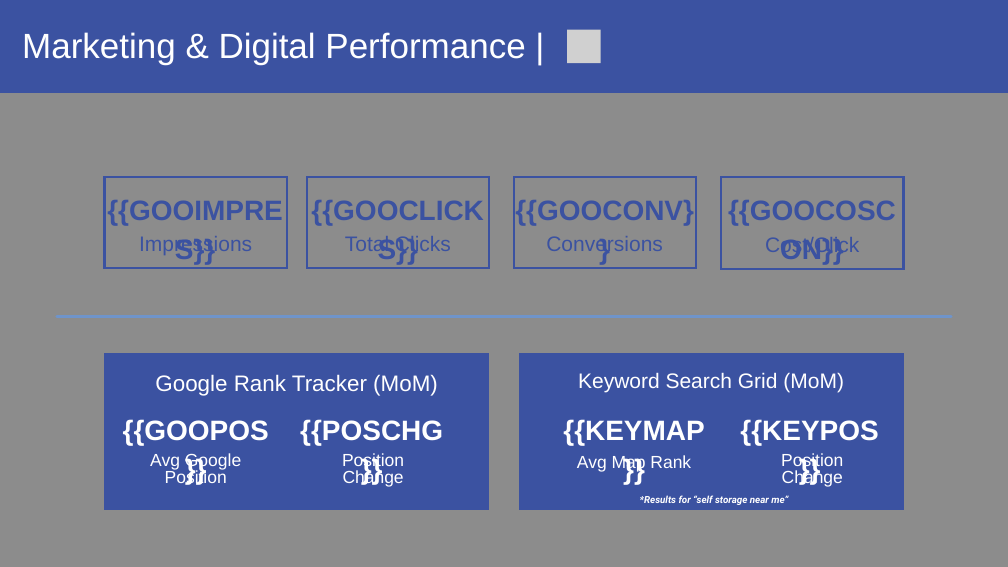
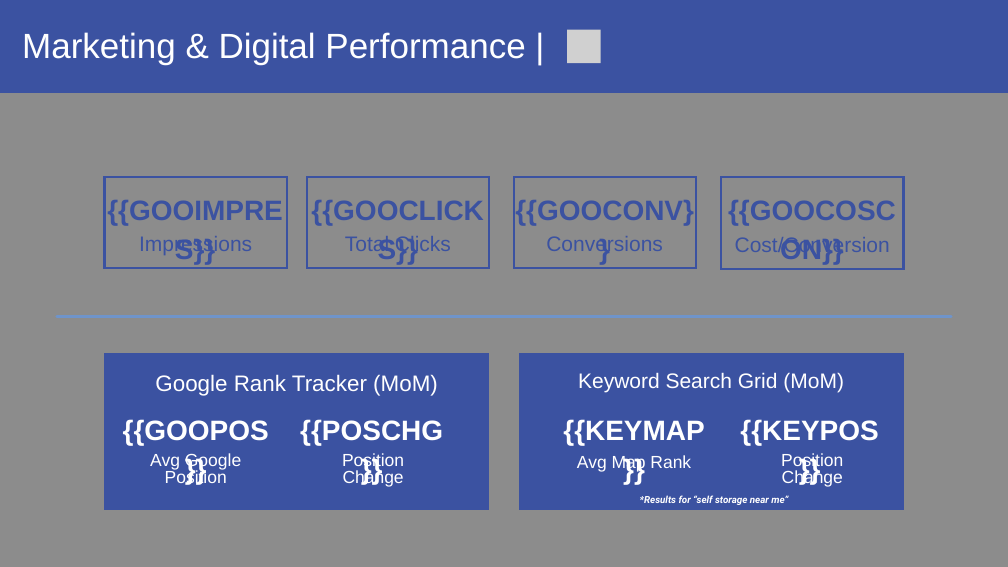
Before and after one commit to alexandermburke/ProformaBuilder, a slide deck: slide 11 of storeinsight/public/OWNERTEMPLATE.pptx. Drawn at 1008x567 pixels with LibreOffice and Linux fonts; fonts in the diff are those of the drawing; grey boxes stand for pictures; background and template pictures are left out; a plain dark background stands for a picture behind light text. Boxes give left, top, right and bottom in pixels: in the first picture for what was removed or moved away, otherwise in the second. Text is boxed around its words. In the diff, an @@ line names an element or a change of style, - is before the commit and + after.

```diff
--- a/storeinsight/public/OWNERTEMPLATE.pptx
+++ b/storeinsight/public/OWNERTEMPLATE.pptx
@@ text at (x1=735, y1=237, x2=890, y2=256): text changed @@
-Cost/Click
+Cost/Conversion
```
Also in this commit, not shown: 5 other slides changed, 3 other files.
